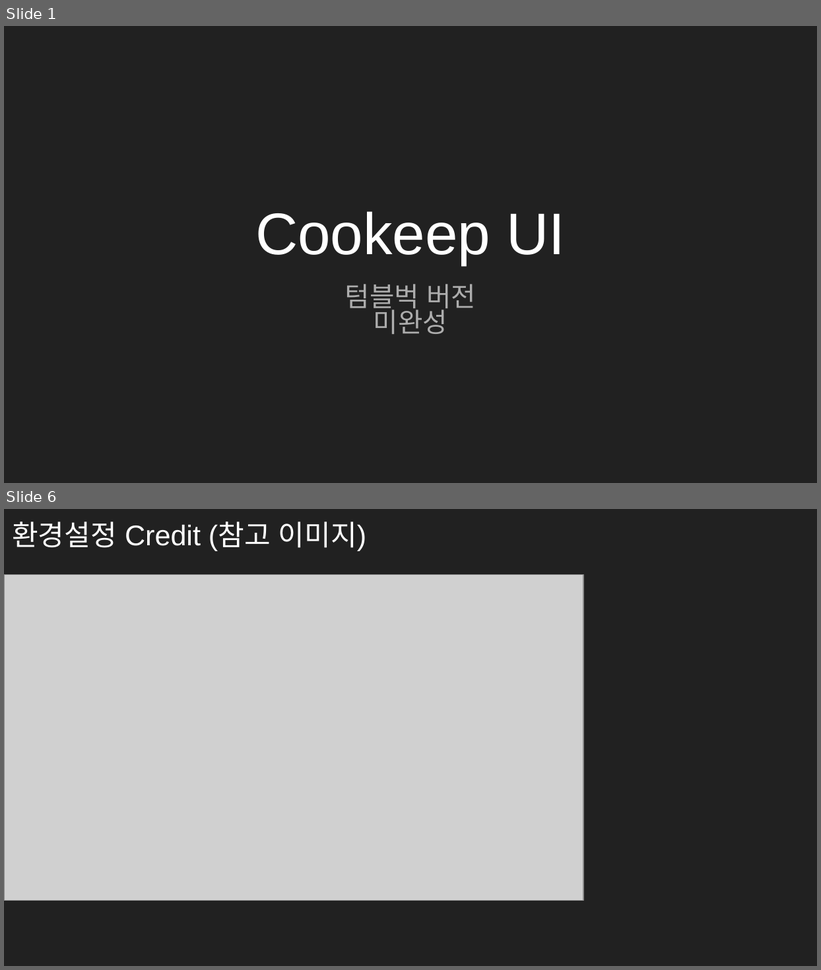
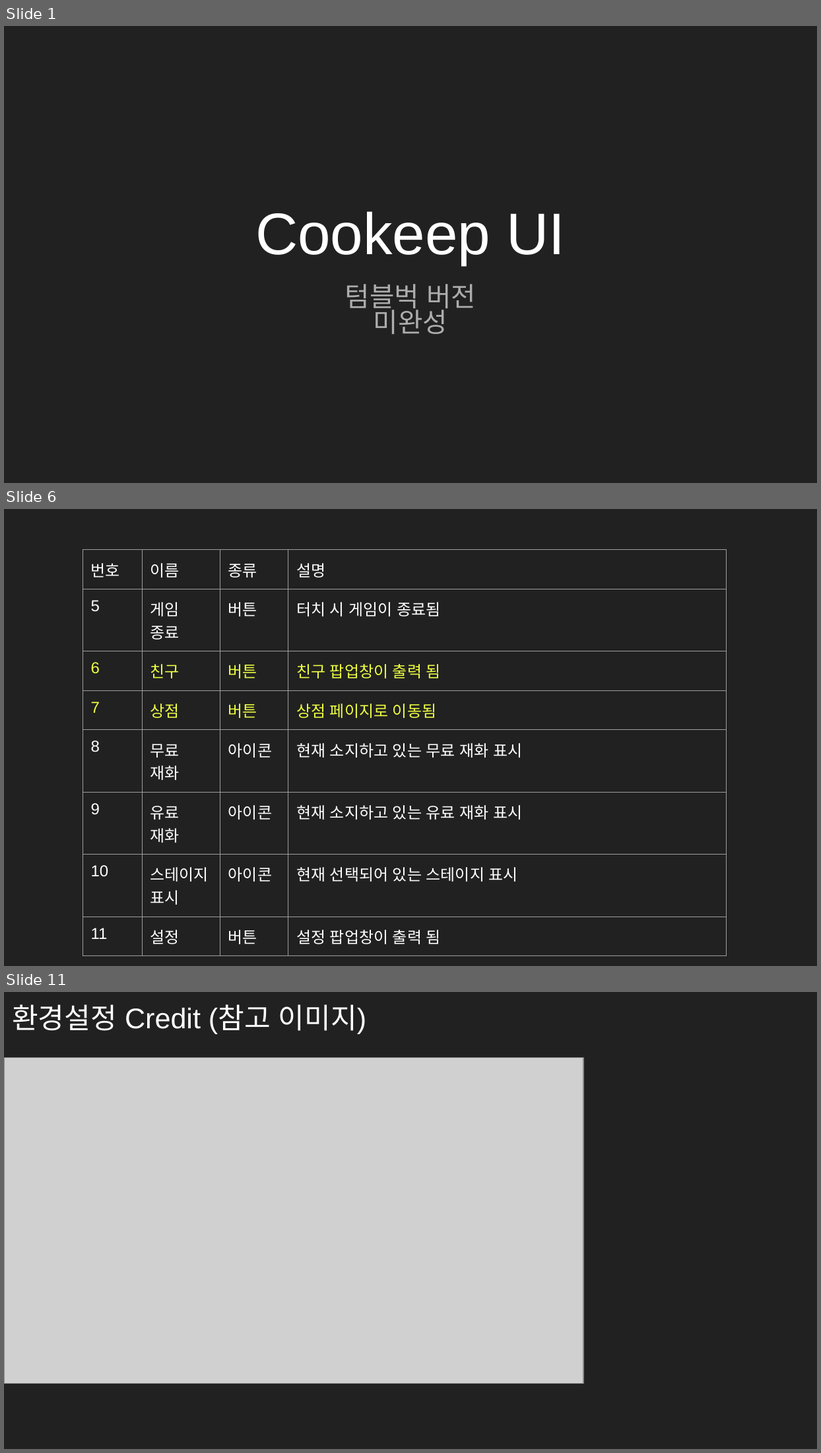
Before and after one commit to seunghak123/CookProject, a slide deck: 기획폴더/테이블 제외 문서/Cookeep UI - 텀블벅.pptx. Shown one above the other, each under a label of ours: slides 1 and 6 before the commit, slides 1, 6 and 11 after it; the slides between them are not shown. The pictures are 821x970 and 821x1453 pixels, drawn with LibreOffice and Linux fonts; fonts in the diff are those of the drawing; grey boxes stand for pictures. Boxes give left, top, right and bottom in pixels: in the first picture for what was removed or moved away, otherwise in the second. Text is boxed around its words. In the diff, an @@ line names an element or a change of style, - is before the commit and + after.

```diff
--- a/기획폴더/테이블 제외 문서/Cookeep UI - 텀블벅.pptx
+++ b/기획폴더/테이블 제외 문서/Cookeep UI - 텀블벅.pptx
@@ slide 6 added at bbox=[4, 509, 817, 966], background #212121 @@
@@ table added at bbox=[83, 550, 727, 947], 8 rows, 4 columns @@
+번호 | 이름 | 종류 | 설명
+5 | 게임 종료 | 버튼 | 터치 시 게임이 종료됨
+6 | 친구 | 버튼 | 친구 팝업창이 출력 됨
+7 | 상점 | 버튼 | 상점 페이지로 이동됨
+8 | 무료 / 재화 | 아이콘 | 현재 소지하고 있는 무료 재화 표시
+9 | 유료 재화 | 아이콘 | 현재 소지하고 있는 유료 재화 표시
+10 | 스테이지 표시 | 아이콘 | 현재 선택되어 있는 스테이지 표시
+11 | 설정 | 버튼 | 설정 팝업창이 출력 됨
@@ what was slide 6 is now slide 11 @@
```
Also in this commit, not shown: 4 slides changed, 5 other slides added.
